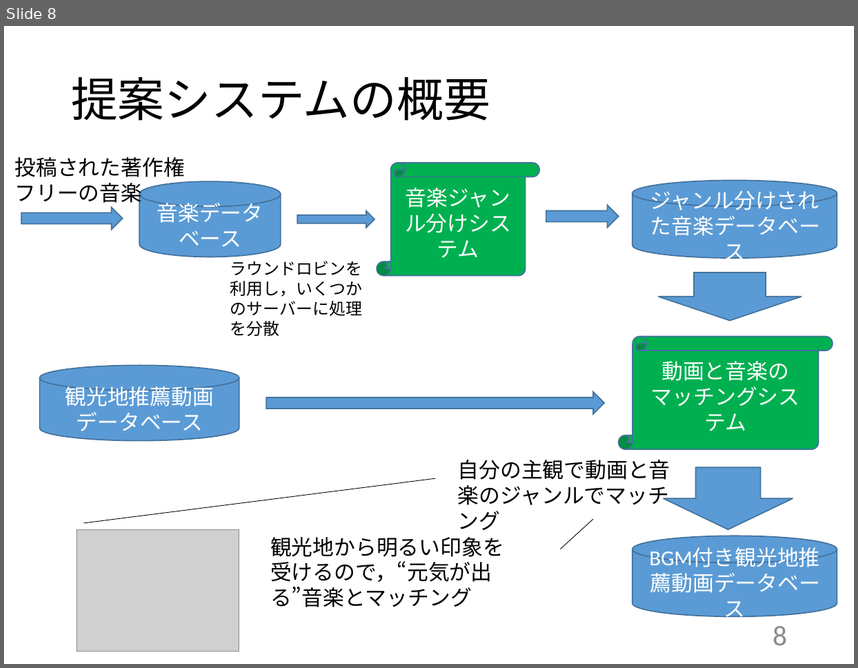
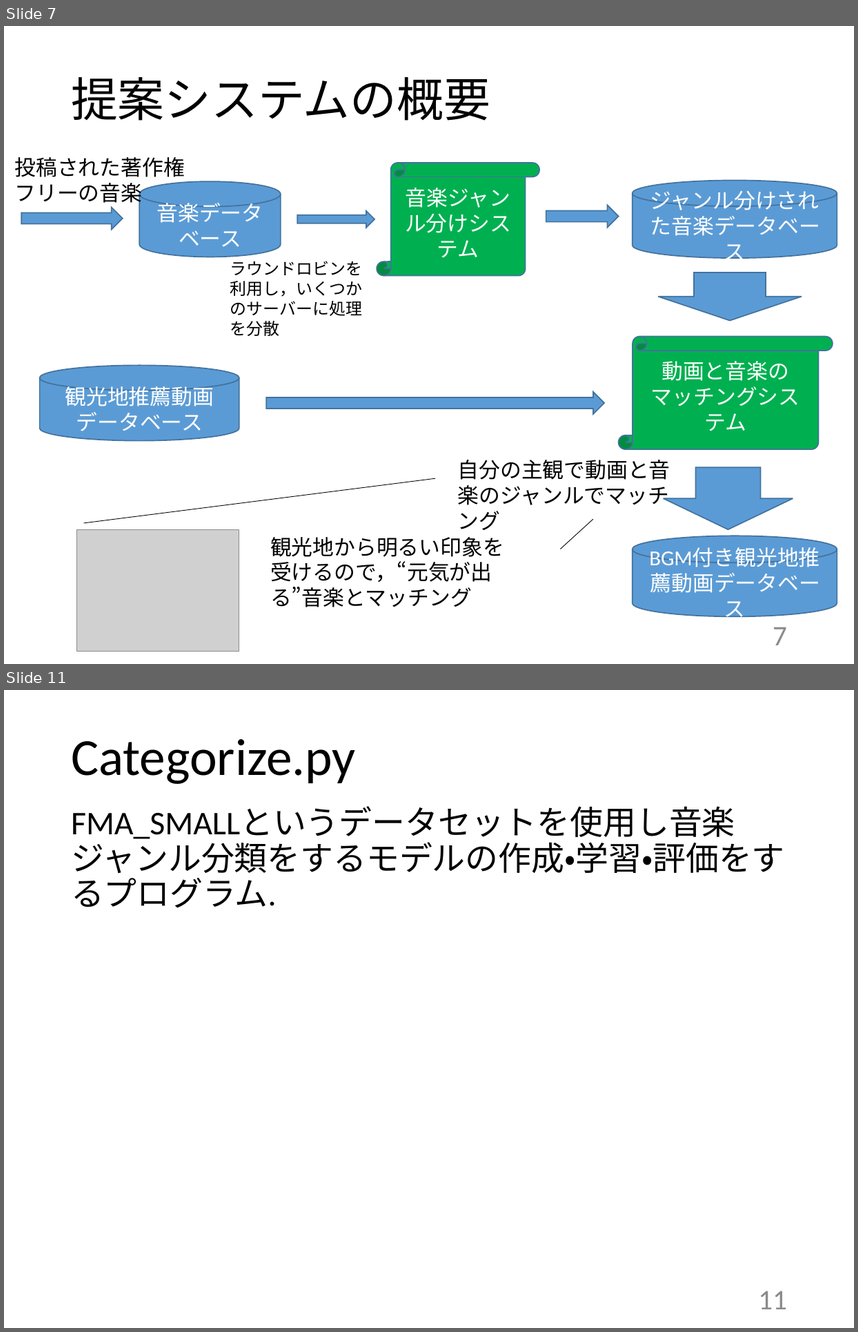
Before and after one commit to kait-takanolab/1821144-yoshii-thesis, a slide deck: 発表用スライド/1821144_yoshii_thesis_ver2.pptx. Shown one above the other, each under a label of ours: slide 8 before the commit, slides 7 and 11 after it; the slides between them are not shown. The pictures are 858x668 and 858x1332 pixels, drawn with LibreOffice and Linux fonts; fonts in the diff are those of the drawing; grey boxes stand for pictures. Boxes give left, top, right and bottom in pixels: in the first picture for what was removed or moved away, otherwise in the second. Text is boxed around its words. In the diff, an @@ line names an element or a change of style, - is before the commit and + after.

```diff
--- a/発表用スライド/1821144_yoshii_thesis_ver2.pptx
+++ b/発表用スライド/1821144_yoshii_thesis_ver2.pptx
@@ slide 11 added at [4,690,854,1328], background #FFFFFF @@
@@ title added at [71,739,356,784], 44 pt, text #000000 @@
+Categorize.py
@@ text added at [71,807,785,908], 28 pt, text #000000 @@
+FMA_SMALLというデータセットを使用し音楽ジャンル分類をするモデルの作成・学習・評価をするプログラム.
@@ page number added at [758,1290,787,1309], 24 pt, text #8C8C8C @@
+11
@@ what was slide 8 is now slide 7 @@
@@ page number at [773,626,787,645]: text changed @@
-8
+7
```
Also in this commit, not shown: 3 slides changed, 1 other slide added, 1 slide removed, 4 other files.
